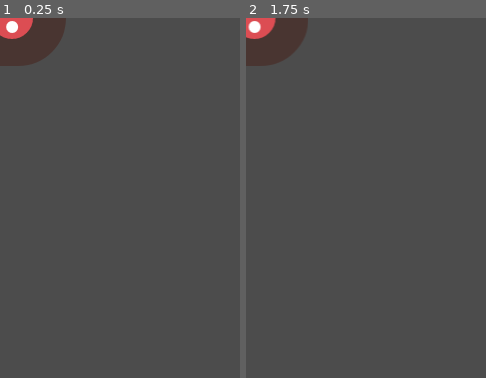
Above: before the commit, frames 1-2 (left to right).
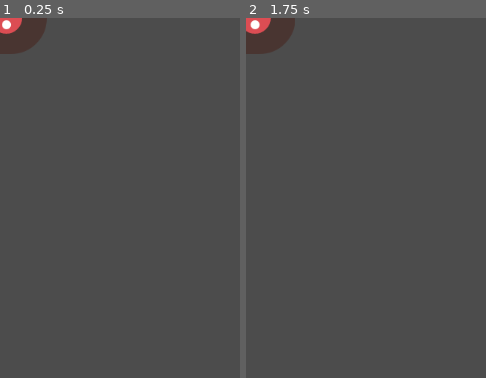
Above: after the commit, the same moments.

Repository: ltabis/godot-dodge-the-creeps
Game: Godot game, scene res://scenes/Mob.tscn
Same seed, same stepped clock (60 frames per second), same inputs: the game is played once before the commit and once after it. This scene is started directly instead of the project's main scene.
Inputs:
- Up to frame 1 (0.25 s): no input
- Up to frame 2 (1.75 s): hold Right (ui_right) 0.53-1.28 s; tap Enter at 1.25 s; hold Down (ui_down) from 1.28 s (still down)
The pictures show only the part of the screen within x 0-50%, y 0-50%; the shares and areas given below are measured in that part.

The runs differ from the first frame. In frame 1, 1.9% of the frame differs, in the area x 0-28%, y 0-14%; in frame 2, 1.4%.

Commit message:
:arrow_up: added basic logic for the ennemy behaviour.

Diff:
--- /dev/null
+++ b/scenes/Mob.gd
@@ -0,0 +1,14 @@
+extends RigidBody2D
+
+export var min_speed = 150
+export var max_speed = 250
+
+func _ready():
+
+	# setting a random animation when the entity is spawned.
+	var mob_types = $AnimatedSprite.frames.get_animation_names()
+	$AnimatedSprite.animation = mob_types[randi() % mob_types.size()]
+
+
+func _on_VisibilityNotifier2D_screen_exited():
+	queue_free()
--- a/scenes/Mob.tscn
+++ b/scenes/Mob.tscn
@@ -6,6 +6,7 @@
 [ext_resource path="res://assets/art/enemySwimming_2.png" type="Texture" id=4]
 [ext_resource path="res://assets/art/enemyWalking_1.png" type="Texture" id=5]
 [ext_resource path="res://assets/art/enemySwimming_1.png" type="Texture" id=6]
+[ext_resource path="res://scenes/Mob.gd" type="Script" id=7]
 
 [sub_resource type="SpriteFrames" id=1]
 animations = [ {
@@ -25,19 +26,27 @@
 "speed": 5.0
 } ]
 
-[node name="RigidBody2D" type="RigidBody2D"]
+[sub_resource type="CapsuleShape2D" id=2]
+radius = 36.1127
+height = 23.014
+
+[node name="Mob" type="RigidBody2D"]
 collision_mask = 0
 gravity_scale = 0.0
+script = ExtResource( 7 )
 __meta__ = {
 "_edit_group_": true
 }
 
 [node name="AnimatedSprite" type="AnimatedSprite" parent="."]
+scale = Vector2( 0.75, 0.75 )
 frames = SubResource( 1 )
 animation = "walk"
-frame = 1
 playing = true
 
 [node name="CollisionShape2D" type="CollisionShape2D" parent="."]
+rotation = 1.5708
+shape = SubResource( 2 )
 
 [node name="VisibilityNotifier2D" type="VisibilityNotifier2D" parent="."]
+[connection signal="screen_exited" from="VisibilityNotifier2D" to="." method="_on_VisibilityNotifier2D_screen_exited"]
Not shown: 1 places in scenes/Mob.tscn that only renumber resources
